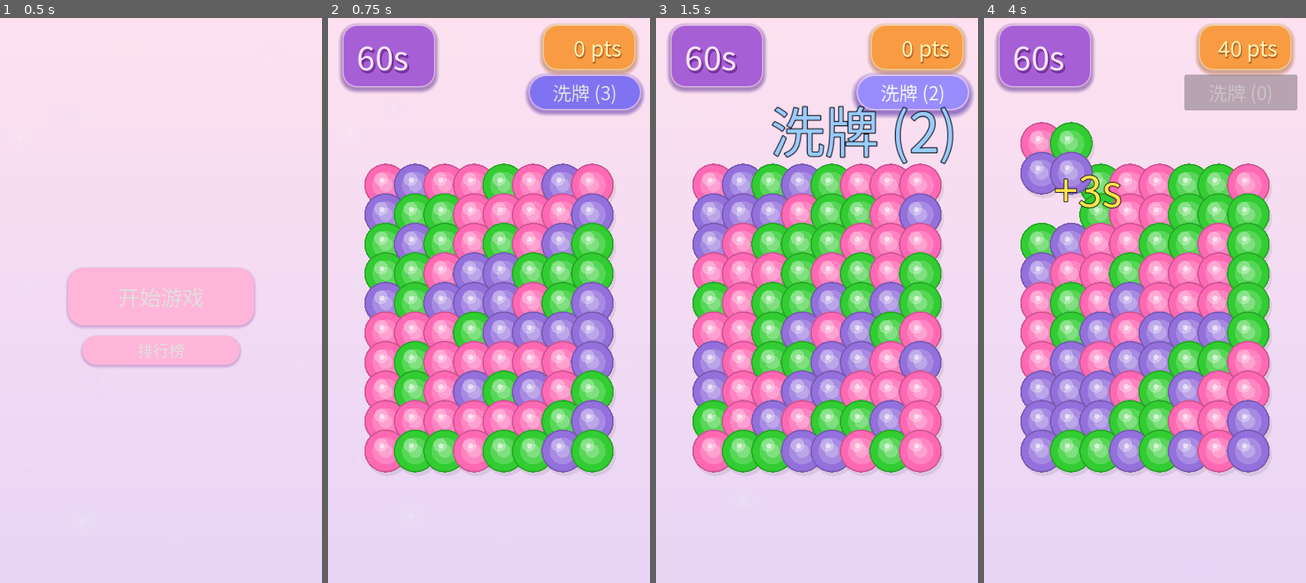
Above: before the commit, frames 1-4 (left to right).
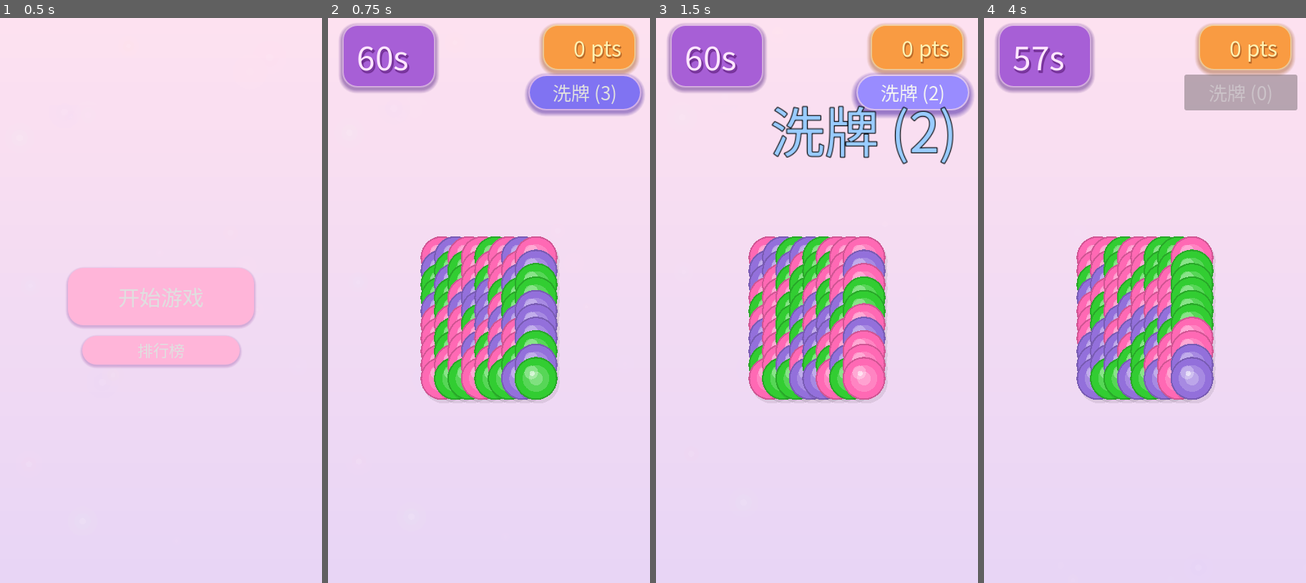
Above: after the commit, the same moments.

Repository: a812358816/bubble-match
Game: Godot game, scene res://main.tscn
The game is run twice, just before and just after one commit, with the same random seed, the same clock (stepped at 60 frames per second) and the same inputs.
Inputs (mouse positions are in pixels of both pictures, inside the frame that each line leads up to):
- Up to frame 1 (0.5 s): no input
- Up to frame 2 (0.75 s): click "开始游戏" at 0.5 s
- Up to frame 3 (1.5 s): click "洗牌 (3)" at 1.25 s
- Up to frame 4 (4 s): click "洗牌 (2)" at 2 s; click "洗牌 (1)" at 2.75 s; move the mouse to (1041, 187) at 3.52 s; click (1041, 187) at 3.67 s

Frame 1 is identical in both runs. In frame 2, 39% of the frame differs, in the area x 11-89%, y 25-81%; in frame 3, 39%; in frame 4, 41%, in the area x 9-89%, y 4-81%.

Commit message:
左右边距 150px（窄化游戏区）

Diff:
--- a/src/gameplay/bubble_match.gd
+++ b/src/gameplay/bubble_match.gd
@@ -12,7 +12,7 @@
 @export var max_bubble_size: float = 650.0
 @export var min_bubble_size: float = 60.0
 @export var min_match: int = 3
-@export var offset_x: float = 60.0
+@export var offset_x: float = 150.0
 @export var offset_y: float = 20.0
 @export var round_seconds: float = 60.0
 @export var spacing_factor: float = 0.22
